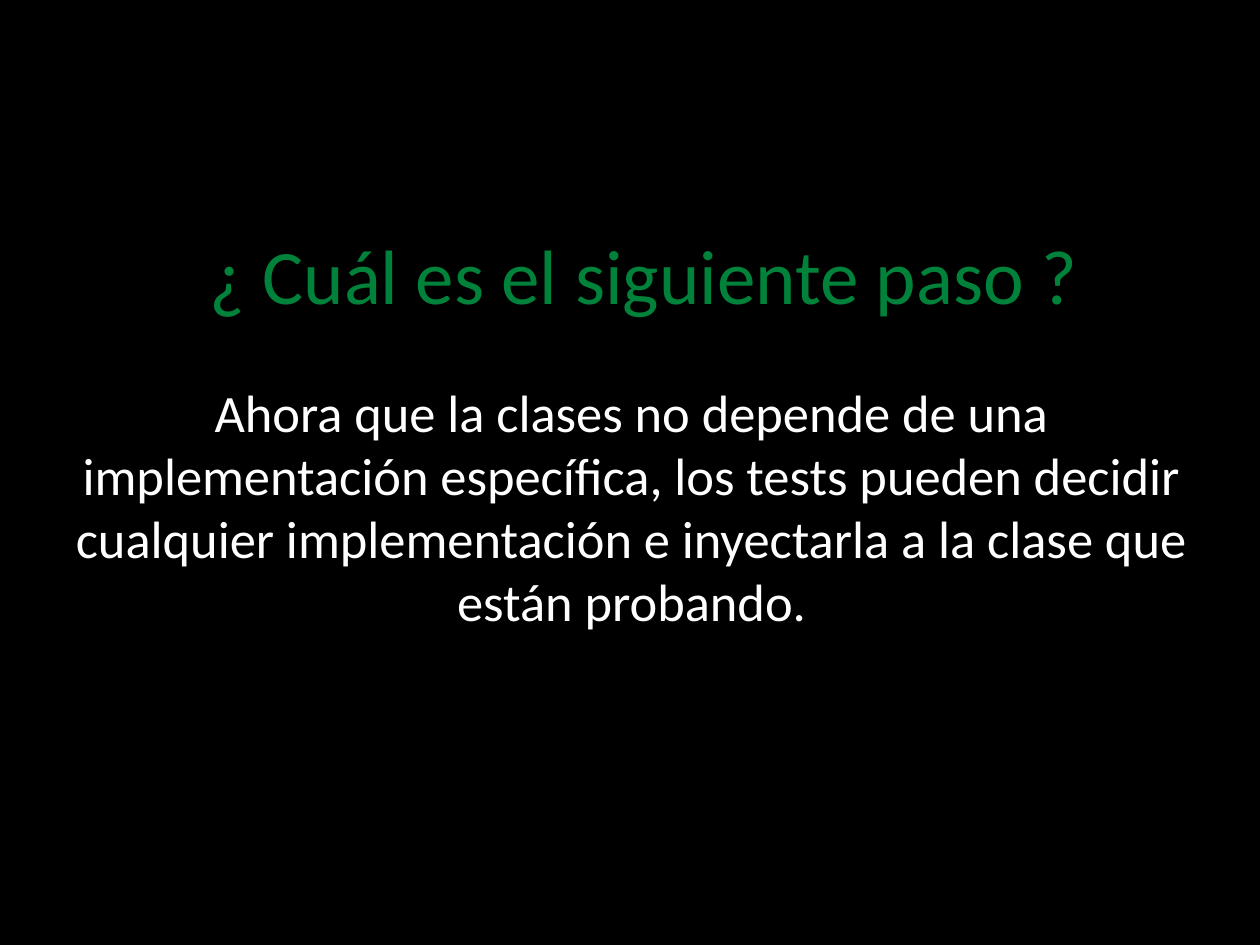
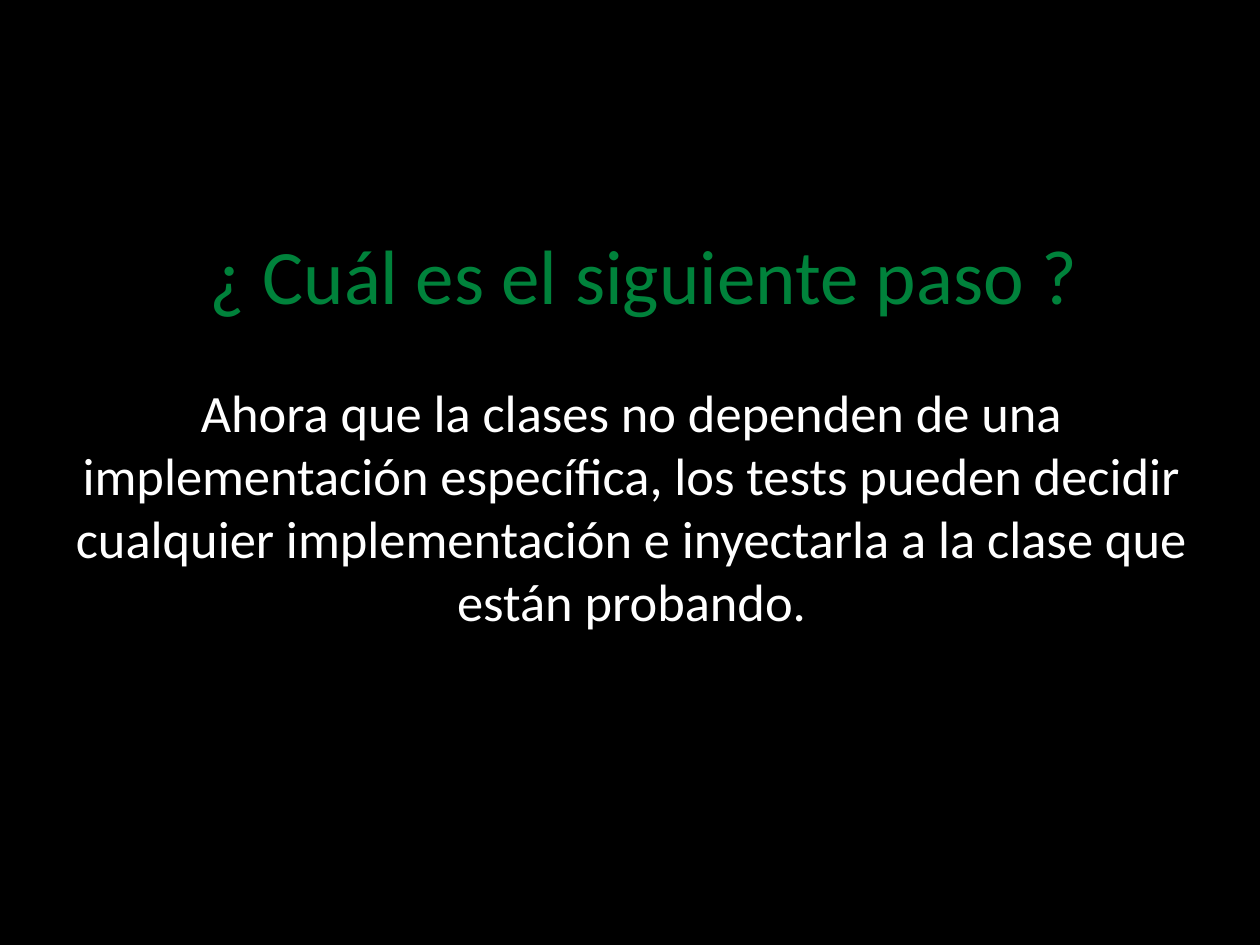
Before and after one commit to angelnunezsalazar/Test-Automation-Java, a slide deck: slide 9 of Diapositivas/2. Test Doubles.pptx. Drawn at 1260x945 pixels with LibreOffice and Linux fonts; fonts in the diff are those of the drawing; background and template pictures are left out. Boxes give left, top, right and bottom in pixels: in the first picture for what was removed or moved away, otherwise in the second. Text is boxed around its words. In the diff, an @@ line names an element or a change of style, - is before the commit and + after.

```diff
--- a/Diapositivas/2. Test Doubles.pptx
+++ b/Diapositivas/2. Test Doubles.pptx
@@ text at [76,395,1186,630]: text changed @@
-Ahora que la clases no depende de una implementación específica, los tests pueden decidir cualquier implementación e inyectarla a la clase que están probando.
+Ahora que la clases no dependen de una implementación específica, los tests pueden decidir cualquier implementación e inyectarla a la clase que están probando.
```
Also in this commit, not shown: 5 other slides changed, 21 other files.
